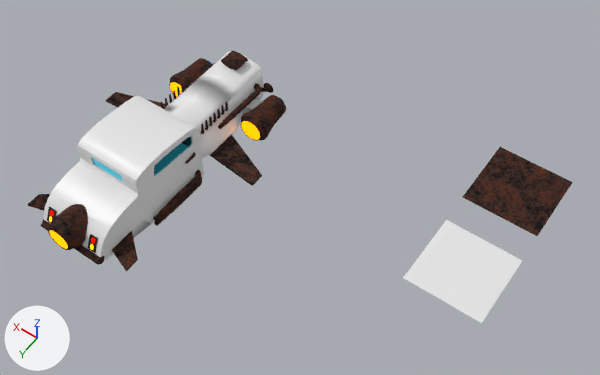
One commit to the FBX model Garys Model Files/Final Models/HotRod Textured.fbx: the scene before it, then after it.
Before and after are seen from a 50 mm lens placed at (-10.49, 14.58, 15.48), pointed at (-3.43, 4.71, -0.04). Every picture has the same lights, and +X, +Y and +Z are marked at lower left.
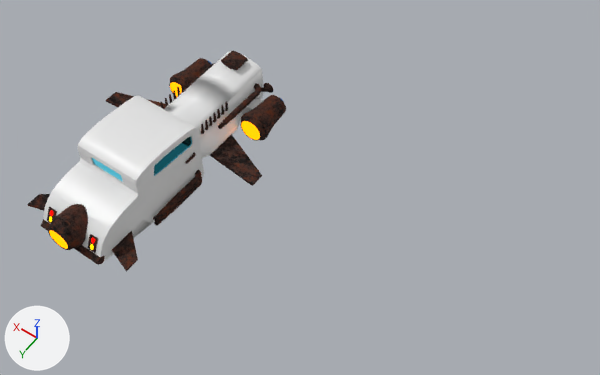
Changed parts and their boxes (x1, y1, x2, y2) in the pictures (600 x 375 px):
'Plane', deleted
    before: (403, 220, 522, 323)
'Plane.001', deleted (brown)
    before: (463, 147, 573, 236)

The change, as a diff of the scene's bpy script:
```diff
--- a/Garys Model Files/Final Models/HotRod Textured.fbx.py
+++ b/Garys Model Files/Final Models/HotRod Textured.fbx.py
@@ ob_plane_001 @@
-ob_plane_001 = bpy.data.objects.new('Plane.001', me_plane_001)
-ob_plane_001.location = (-7.54, 1.24, -0.68)
@@ ob_plane @@
-ob_plane = bpy.data.objects.new('Plane', me_plane)
-ob_plane.location = (-7.56, 4.05, -0.68)
```
